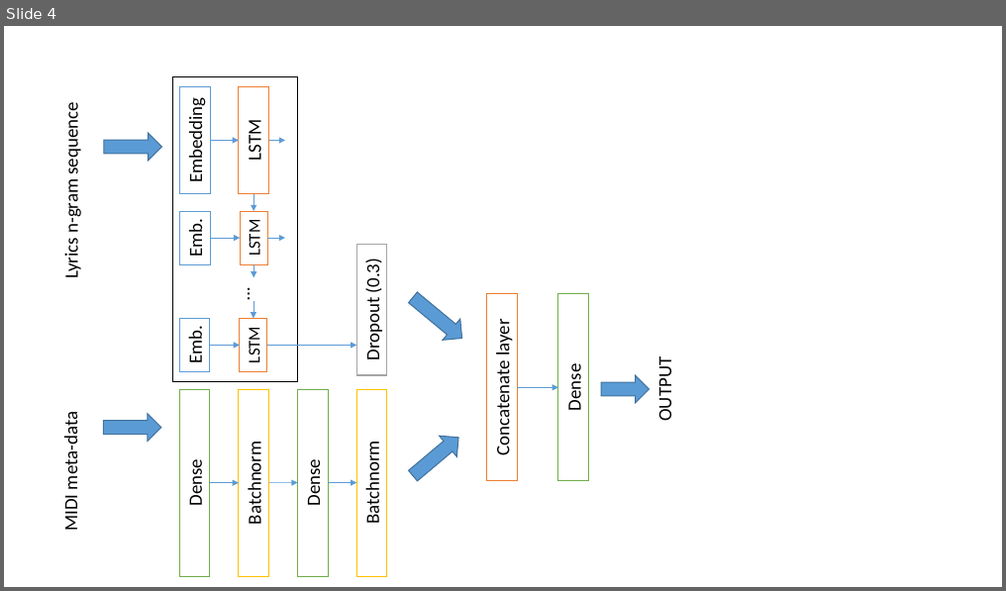
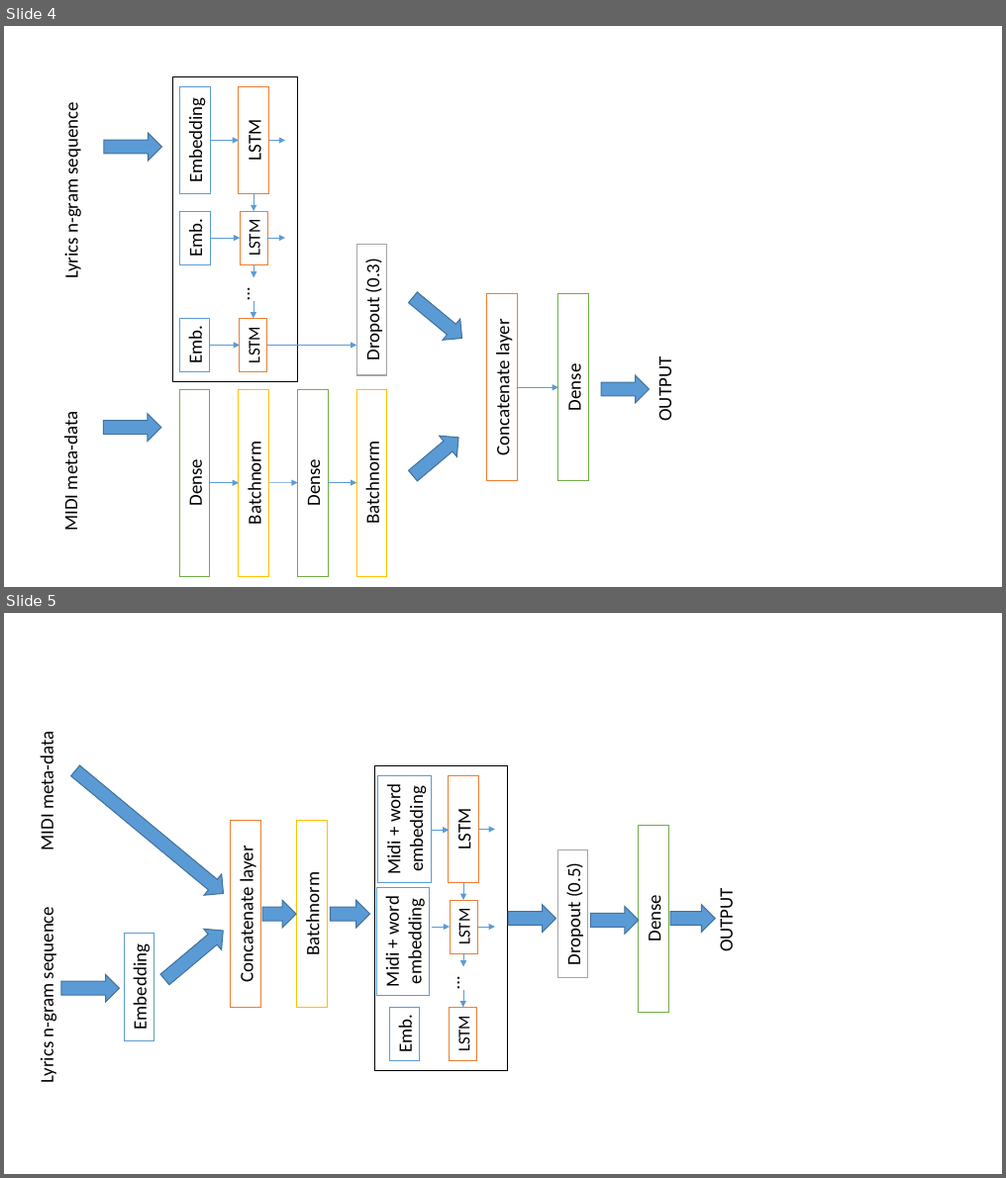
Before and after one commit to cshablin/Neural_Network, a slide deck: Assignment_3/lstm_arc.pptx. Shown one above the other, each under a label of ours: slide 4 before the commit, slides 4 and 5 after it. The pictures are 1006x591 and 1006x1178 pixels, drawn with LibreOffice and Linux fonts; fonts in the diff are those of the drawing. Boxes give left, top, right and bottom in pixels: in the first picture for what was removed or moved away, otherwise in the second. Text is boxed around its words. In the diff, an @@ line names an element or a change of style, - is before the commit and + after.

```diff
--- a/Assignment_3/lstm_arc.pptx
+++ b/Assignment_3/lstm_arc.pptx
@@ slide 5 added at box(4, 613, 1002, 1174), background #FFFFFF @@
@@ text added at box(36, 739, 58, 850), 18 pt, text #000000 @@
+MIDI meta-data
@@ right arrow added at box(66, 761, 233, 905), fill #5B9BD5, outline #43739E 1 pt @@
@@ rectangle added at box(375, 766, 508, 1071), fill #FFFFFF, outline #000000 1 pt @@
@@ rectangle added at box(377, 776, 431, 883), outline #5B9BD5 0.75 pt, 18 pt, text #000000 @@
+Midi + word embedding
@@ rectangle added at box(449, 775, 478, 883), outline #ED7D31 0.75 pt, 18 pt, text #000000 @@
+LSTM
@@ rectangle added at box(231, 820, 260, 1008), fill #FFFFFF, outline #ED7D31 1 pt, 18 pt, text #000000 @@
+Concatenate layer
@@ rectangle added at box(297, 820, 328, 1008), outline #FFC000 0.75 pt, 18 pt, text #000000 @@
+Batchnorm
@@ arrow added from (433, 830) to (449, 830), #5B9BD5 0.5 pt @@
@@ arrow added from (478, 830) to (495, 830), #5B9BD5 0.5 pt @@
@@ rectangle added at box(558, 850, 588, 978), fill #FFFFFF, outline #A5A5A5 1 pt, 18 pt, text #000000 @@
+Dropout (0.5)
@@ rectangle added at box(639, 825, 668, 1012), outline #70AD47 0.75 pt, 18 pt, text #000000 @@
+Dense
@@ right arrow added at box(262, 900, 296, 928), fill #5B9BD5, outline #43739E 1 pt @@
@@ right arrow added at box(331, 900, 370, 928), fill #5B9BD5, outline #43739E 1 pt @@
@@ rectangle added at box(376, 888, 430, 995), outline #5B9BD5 0.75 pt, 18 pt, text #000000 @@
+Midi + word embedding
@@ rectangle added at box(450, 900, 477, 954), outline #ED7D31 0.75 pt, 16 pt, text #000000 @@
+LSTM
@@ arrow added from (463, 883) to (463, 900), #5B9BD5 0.5 pt @@
@@ right arrow added at box(509, 905, 556, 933), fill #5B9BD5, outline #43739E 1 pt @@
@@ right arrow added at box(591, 906, 639, 934), fill #5B9BD5, outline #43739E 1 pt @@
@@ right arrow added at box(670, 905, 715, 933), fill #5B9BD5, outline #43739E 1 pt @@
@@ text added at box(715, 894, 738, 951), 18 pt, text #000000 @@
+OUTPUT
@@ text added at box(36, 914, 58, 1082), 18 pt, text #000000 @@
+Lyrics n-gram sequence
@@ rectangle added at box(124, 934, 154, 1041), outline #5B9BD5 0.75 pt, 18 pt, text #000000 @@
+Embedding
@@ right arrow added at box(156, 920, 233, 990), fill #5B9BD5, outline #43739E 1 pt @@
@@ arrow added from (433, 927) to (450, 927), #5B9BD5 0.5 pt @@
@@ arrow added from (477, 927) to (495, 927), #5B9BD5 0.5 pt @@
@@ arrow added from (463, 954) to (463, 967), #5B9BD5 0.5 pt @@
@@ right arrow added at box(61, 974, 119, 1002), fill #5B9BD5, outline #43739E 1 pt @@
@@ text added at box(450, 969, 480, 998), 18 pt, text #000000 @@
+…
@@ arrow added from (463, 990) to (463, 1008), #5B9BD5 0.5 pt @@
@@ rectangle added at box(389, 1008, 420, 1061), outline #5B9BD5 0.75 pt, 18 pt, text #000000 @@
+Emb.
@@ rectangle added at box(450, 1007, 477, 1061), outline #ED7D31 0.75 pt, 16 pt, text #000000 @@
+LSTM
```
Also in this commit, not shown: 1 slide changed, 2 other files.
